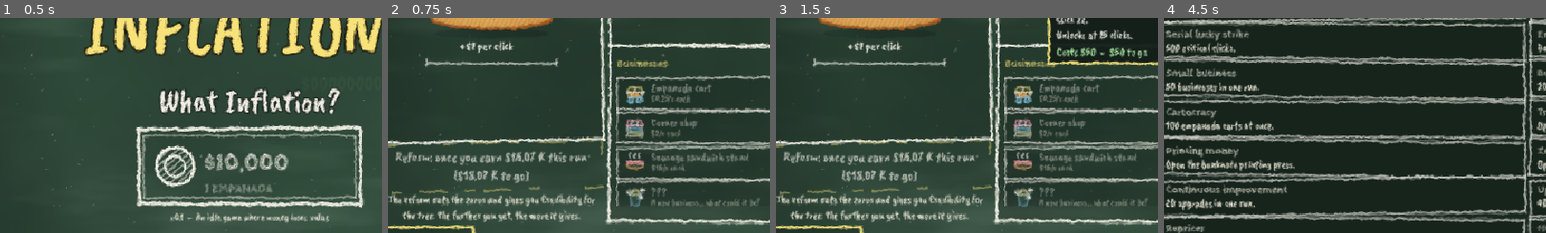
Above: before the commit, frames 1-4 (left to right).
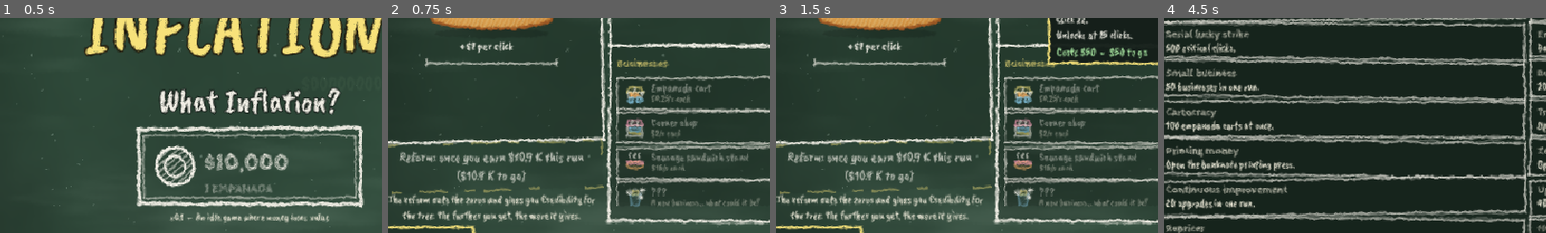
Above: after the commit, the same moments.

Repository: agusmoscato/INFLATION-What-Inflation-
Game: Godot game, scene res://scenes/Main.tscn
The game is run twice, just before and just after one commit, with the same random seed, the same clock (stepped at 60 frames per second) and the same inputs.
Inputs (mouse positions are % of the whole screen's width and height, from its top left):
- Up to frame 1 (0.5 s): no input
- Up to frame 2 (0.75 s): click "New game" at 0.5 s
- Up to frame 3 (1.5 s): click (46, 29) at 1.27 s
- Up to frame 4 (4.5 s): click "x1" at 2 s; click "x10" at 2.75 s; click "Max" at 3.5 s; click "Achievements 0/53" at 4.25 s
The pictures show only the part of the screen within x 2-52%, y 41-91%; the shares and areas given below are measured in that part.

Frame 1 is identical in both runs. In frame 2, 2.0% of the frame differs, in the area x 2-52%, y 62-77%; in frame 3, 2.0%; in frame 4, nothing differs.

Commit message:
Rebalanceo del árbol y la Credibilidad: cada reforma compra nodos durante todo el juego (punto 1)
Diagnóstico (simulador, bot autoclicker, antes): reformas 15 a 23 con ~400 de Credibilidad y 0 nodos comprados; la plata de la vuelta se estancaba en 10^14-10^15 y los anillos costaban ~4 veces más cada uno (2…9.000, final 4.200).

- Anillos: 2, 10, 35, 90, 170, 550, 1.600, 3.800 (laterales x1,15; puentes 280).
- Cada nodo se nota: además de su efecto, producción x1,1 en los anillos 1-4 y x2, x3, x4 y x5 en los anillos 5 a 8 (se ve en la descripción).
- Credibilidad = 1,6 · (log10(ganado) − 1,9)^1,5: depende menos de qué compraste (el gastador no queda tan atrás).
- El centro pide los 6 sellos y 60 nodos comprados, y cuesta 80 (menos que los nodos de al lado de los sellos: el que compra lo más barato también llega). El Camino al final muestra "Nodos comprados X/60".
- Vueltas de 3 a 3:50 (el juego aconseja reformar desde los 3 min) y de 4 min después del final.
- Las mejoras que se cobran en segundos de ingreso (promos) no se inflan otra vez: siempre hay una a tiro en vueltas largas.
- Logros: "Vuelta relámpago" pasa a menos de 2:30 (con vueltas de 3+ min y la ventana de reforma, 90 s era imposible en el juego avanzado); con los precios congelados la inflación cuenta como 0 para "¿Inflación? ¿Qué inflación?".

QA (5 bots x 3 semillas, docs/balance_v2.md): mediana 2-3 nodos por reforma y ninguna en 0; final activo 54,6-58,5 min (16-17 reformas), autoclicker 55,4-59,4, gastador 62,0-63,3 (17-18 reformas), pasivo 63,8-65,3, distraído 63,3-66,7; 100 % del activo en 150-153 min.

Co-Authored-By: Claude Opus 5.5 <noreply@anthropic.com>

Diff:
--- a/data/achievements.json
+++ b/data/achievements.json
@@ -28,7 +28,7 @@
   {"id": "first_reform",   "cond": [["reforms", ">=", 1]]},
   {"id": "reforms_10",     "cond": [["reforms", ">=", 10]]},
   {"id": "reforms_25",     "cond": [["reforms", ">=", 25]]},
-  {"id": "fast_run",       "cond": [["fastest_run", "<=", 90]], "secret": true},
+  {"id": "fast_run",       "cond": [["fastest_run", "<=", 150]], "secret": true},
   {"id": "no_hands",       "cond": [["lazy_run", ">=", 1]], "secret": true},
   {"id": "zeros_100",      "cond": [["zeros_cut", ">=", 100]]},
   {"id": "cred_100",       "cond": [["cred_total", ">=", 100]]},
--- a/data/balance.json
+++ b/data/balance.json
@@ -25,7 +25,10 @@
   "slow_runs": 3,
   "stuck_s": 15.0,
   "advice_drop": 0.95,
-  "advice_long_s": 150.0,
+  "advice_long_s": 230.0,
+  "advice_min_s_won": 240.0,
+  "advice_long_s_won": 250.0,
+  "advice_min_s": 180.0,
   "advice_beat": 2.0,
   "fresh_boost_s": 30.0,
   "barrio_mult": 1.2,
@@ -36,9 +39,9 @@
   "remark_cooldown": 30.0,
   "cred_mode": "run",
   "cred_prod": 0.0,
-  "cred_k": 0.9,
+  "cred_k": 1.6,
   "cred_c": 1.9,
-  "cred_p": 2.0,
+  "cred_p": 1.5,
   "reform_min_gain": 5,
   "reform_window": 0.5,
   "reform_window_s": 120.0,
@@ -68,10 +71,12 @@
   "early_boost_mult": 10.0,
   "offline_cap_hours": 8.0,
   "autosave_seconds": 30.0,
-  "tree_ring_costs": [2, 6, 25, 110, 260, 1100, 4000, 9000],
+  "tree_ring_costs": [2, 10, 35, 90, 170, 550, 1600, 3800],
+  "tree_ring_prod": [1.1, 1.1, 1.1, 1.1, 2, 3, 4, 5],
   "tree_side_mult": 1.15,
-  "tree_bridge_cost": 3500,
-  "tree_final_cost": 4200,
+  "tree_bridge_cost": 280,
+  "tree_final_cost": 80,
+  "final_min_nodes": 60,
   "demo_max_reforms": 3,
   "demo_max_ring": 3,
   "era_thresholds": ["0", "1e5", "1e8", "1e11"],
--- a/scripts/core/bot_policy.gd
+++ b/scripts/core/bot_policy.gd
@@ -149,8 +149,8 @@
 ## Reforma cuando el juego lo aconseja (el botón late: trabado, el tutorial de la primera vuelta o "seguir rinde cada vez
 ## menos").
 func _reform_policy(m: GameModel, _dt: float) -> Dictionary:
-	# el activo, con el árbol completo, va por el logro de la vuelta relámpago (reformar antes de los 90 s con 10+)
-	var lightning: bool = profile == "activo" and TreeLogic.complete(m) and not m.achievements.has("fast_run") 		and m.run_time <= 90.0 and EconomyLogic.can_reform(m) and EconomyLogic.reform_gain(m) >= 10
+	# el activo, con el árbol completo, va por el logro de la vuelta relámpago (reformar antes de los 150 s con 10+)
+	var lightning: bool = profile == "activo" and TreeLogic.complete(m) and not m.achievements.has("fast_run") 		and m.run_time <= 148.0 and EconomyLogic.can_reform(m) and EconomyLogic.reform_gain(m) >= 10
 	if not EconomyLogic.reform_advised(m) and not lightning:
 		return {}
 	var cred_before: int = m.credibility
--- a/scripts/core/economy_logic.gd
+++ b/scripts/core/economy_logic.gd
@@ -417,10 +417,11 @@
 
 ## Precio × P. Las de precio "en segundos de ingreso" (clic por total de clics, campañas) se ajustan a tu economía.
 static func upgrade_cost(m: GameModel, u: Dictionary) -> BigNumber:
-	var c: BigNumber = u["cost"]
+	var c: BigNumber = (u["cost"] as BigNumber).mul(cost_factor(m))
 	if u.has("cost_s"):
+		# lo que se cobra en segundos de ingreso ya está en plata de hoy: no se infla otra vez (así siempre hay una a tiro)
 		c = BigNumber.max_of(c, steady_income(m).mul_f(float(u["cost_s"])))
-	return c.mul(cost_factor(m))
+	return c
 
 
 ## Ingreso "de todos los días": producción sin frenesí ni eventos más unos clics tranquilos por segundo.
@@ -963,9 +964,15 @@
 		return true
 	if m.reforms == 0:
 		return tutorial_step(m) == 3
+	# cada vuelta dura al menos un par de minutos (el árbol se nota y hay tiempo de comprar); después de estabilizar la
+	# economía, un poco más (los anillos de afuera son el camino al 100 %)
+	var min_s: float = B("advice_min_s_won") if m.won else B("advice_min_s")
+	var long_s: float = B("advice_long_s_won") if m.won else B("advice_long_s")
+	if m.run_time < min_s:
+		return false
 	if not gain_slowing(m):
 		return false
-	return m.run_earned.ge(m.best_run.mul_f(B("advice_beat"))) or m.run_time >= B("advice_long_s")
+	return m.run_earned.ge(m.best_run.mul_f(B("advice_beat"))) or m.run_time >= long_s
 
 
 static func do_reform(m: GameModel) -> Dictionary:
@@ -1156,7 +1163,7 @@
 	return {
 		"clicks": m.clicks, "max_combo": m.max_combo, "crits": m.crits, "buildings": m.total_businesses(),
 		"max_buildings": m.max_buildings, "max_carts": m.max_carts, "max_tier": m.max_tier, "max_upgrades": m.max_upgrades,
-		"remarks": m.remarks, "early_remark": m.early_remark, "max_rate_pct": m.max_rate_pct, "rate_pct": monthly_pct(m),
+		"remarks": m.remarks, "early_remark": m.early_remark, "max_rate_pct": m.max_rate_pct, "rate_pct": 0.0 if frozen(m) else monthly_pct(m),
 		"raw_rate_pct": raw_monthly_pct(m), "max_price_log10": m.max_price_l10, "price_log10": m.ln_p / BigNumber.LN10,
 		"bills": m.bills, "bills_missed": m.bills_missed, "frenzies": m.frenzies, "reforms": m.reforms,
 		"fastest_run": m.fastest_run, "lazy_run": m.lazy_run, "zeros_cut": m.zeros_cut, "cred_total": m.cred_total,
--- a/scripts/core/game_data.gd
+++ b/scripts/core/game_data.gd
@@ -226,6 +226,15 @@
 
 
 static func _add_node(n: Dictionary) -> void:
+	# los anillos de afuera pegan más fuerte: además de su efecto, producción xN (se nota en la vuelta siguiente)
+	var rp: Array = balance.get("tree_ring_prod", [])
+	var ring: int = int(n["ring"])
+	n["ring_prod"] = 1.0
+	if not bool(n["final"]) and ring >= 1 and ring <= rp.size() and float(rp[ring - 1]) > 1.0:
+		n["ring_prod"] = float(rp[ring - 1])
+		var fx: Array = (n["fx"] as Array).duplicate(true)
+		fx.append(["prod_mult", "*", n["ring_prod"]])
+		n["fx"] = fx
 	n["name_key"] = "node." + str(n["id"])
 	n["desc_key"] = "node.%s.d" % n["id"]
 	tree_idx[n["id"]] = tree.size()
--- a/scripts/core/tree_logic.gd
+++ b/scripts/core/tree_logic.gd
@@ -112,6 +112,8 @@
 
 static func requirements_met(m: GameModel, id: String) -> bool:
 	var n: Dictionary = GameData.node(id)
+	if bool(n["final"]) and nodes_owned(m) < final_nodes():
+		return false            # el centro pide los 6 sellos y además haber comprado `final_min_nodes` nodos
 	if n["parents"].is_empty():
 		return true
 	if bool(n["req_all"]):
@@ -252,8 +254,32 @@
 			next_seal = row
 	var final_owned: bool = m.tree.has("final")
 	var total: int = _cost_of(all_needed) + (0 if final_owned else cost("final"))
+	# además de los sellos, el centro pide `final_min_nodes` nodos: suman los más baratos que falten
+	var owned_n: int = nodes_owned(m)
+	var extra: int = maxi(0, final_nodes() - owned_n - all_needed.size())
+	if extra > 0 and not final_owned:
+		var costs: Array = []
+		for nd in GameData.tree:
+			if not bool(nd["final"]) and not m.tree.has(nd["id"]) and not all_needed.has(nd["id"]) and int(nd["ring"]) <= 4:
+				costs.append(int(nd["cost"]))
+		costs.sort()
+		for i in range(mini(extra, costs.size())):
+			total += int(costs[i])
+	var seals_done: bool = have == seal_ids().size()
 	return {"seals": seals, "have": have, "final_cost": cost("final"), "final_owned": final_owned,
-		"ready": have == seal_ids().size() and not final_owned, "need": maxi(0, total - m.credibility), "next_seal": next_seal}
+		"nodes_have": owned_n, "nodes_need": final_nodes(),
+		"ready": seals_done and owned_n >= final_nodes() and not final_owned,
+		"seals_done": seals_done, "need": maxi(0, total - m.credibility), "next_seal": next_seal}
+
+
+## Nodos que pide el centro, además de los 6 sellos.
+static func final_nodes() -> int:
+	return int(GameData.B("final_min_nodes"))
+
+
+## Nodos comprados (sin contar el centro).
+static func nodes_owned(m: GameModel) -> int:
+	return m.tree.size() - (1 if m.tree.has("final") else 0)
 
 
 ## Cuántos nodos se pueden comprar ya mismo.
--- a/scripts/ui/clip_director.gd
+++ b/scripts/ui/clip_director.gd
@@ -79,6 +79,9 @@
 
 ## Cartel garabateado grande arriba (se dibuja rápido y se borra).
 func caption(text: String, color: Color = Chalk.YELLOW, hold: float = 2.0, y_frac: float = 0.12) -> void:
+	# --clip-sin-carteles: los clips del estudio llevan su propia caja de gancho (_estudio/tools/clip_tool.py)
+	if OS.get_cmdline_user_args().has("--clip-sin-carteles"):
+		return
 	var vp: Vector2 = get_viewport().get_visible_rect().size
 	var s: ScribbleText = ScribbleText.new()
 	s.color = color
--- a/scripts/ui/game_screen.gd
+++ b/scripts/ui/game_screen.gd
@@ -1542,7 +1542,10 @@
 	(_tree_info["name"] as Label).text = tr(n["name_key"]) if known else "???"
 	var br: String = str(n["branch"])
 	(_tree_info["branch"] as Label).text = tr("ui.branch." + br) + ("  ·  " + tr("ui.tree.seal") if bool(n["seal"]) else "") + ("  ·  " + tr("ui.tree.cap") if bool(n["cap"]) else "")
-	(_tree_info["desc"] as Label).text = tr(n["desc_key"]) if known else tr("ui.tree.fog")
+	var desc: String = tr(n["desc_key"]) if known else tr("ui.tree.fog")
+	if known and float(n.get("ring_prod", 1.0)) > 1.0:
+		desc += " " + tr("ui.tree.ring_prod") % UpgradeIcon._num(float(n["ring_prod"]))     # cada nodo se nota
+	(_tree_info["desc"] as Label).text = desc
 	var buy: Button = _tree_info["buy"]
 	var state: Label = _tree_info["state"]
 	if m.tree.has(id):
@@ -1561,6 +1564,8 @@
 		for p in n["parents"]:
 			if not m.tree.has(p):
 				names.append(tr(GameData.node(p)["name_key"]) if TreeLogic.visible(m, p) else "???")
+		if bool(n["final"]) and TreeLogic.nodes_owned(m) < TreeLogic.final_nodes():
+			names.append(tr("ui.tree.more_nodes") % (TreeLogic.final_nodes() - TreeLogic.nodes_owned(m)))
 		state.text = tr("ui.tree.needs") % ", ".join(names)
 	elif m.credibility < TreeLogic.cost(id):
 		state.text = tr("ui.tree.missing") % (TreeLogic.cost(id) - m.credibility)
--- a/scripts/ui/main.gd
+++ b/scripts/ui/main.gd
@@ -162,9 +162,10 @@
 	SaveSystem.ignore_close = true
 	get_window().always_on_top = true      # una ventana tapada por otras se queda sin dibujar y el video sale salteado
 	Settings.path = "user://clip_settings.cfg"
-	Settings.language = "es"
+	var ua: PackedStringArray = OS.get_cmdline_user_args()
+	# --clip-lang en: interfaz en inglés para la versión EN de los clips del estudio (por defecto, español)
+	Settings.language = ua[ua.find("--clip-lang") + 1] if ua.has("--clip-lang") and ua.find("--clip-lang") + 1 < ua.size() else "es"
 	Settings.apply()
-	var ua: PackedStringArray = OS.get_cmdline_user_args()
 	if ua.has("--clip-size"):
 		var wh: PackedStringArray = ua[ua.find("--clip-size") + 1].split("x")
 		get_window().size = Vector2i(int(wh[0]), int(wh[1]))
--- a/scripts/ui/road_view.gd
+++ b/scripts/ui/road_view.gd
@@ -97,6 +97,7 @@
 		for row in seals:
 			_owned.append(bool(row["owned"]))
 			tip.append(_seal_text(row))
+		tip.append(_nodes_line(r))
 		tip.append(_summary(r, m))
 		tooltip_text = "\n".join(tip)
 		_compact_text = _compact(r, m)
@@ -117,7 +118,7 @@
 	elif bool(r["ready"]):
 		_final_l.text = tr("ui.road.ready") % int(r["final_cost"])
 	else:
-		_final_l.text = tr("ui.road.final") % [int(r["final_cost"]), int(r["need"])]
+		_final_l.text = tr("ui.road.final") % [mini(int(r["nodes_have"]), int(r["nodes_need"])), int(r["nodes_need"]), int(r["final_cost"]), int(r["need"])]
 	_total_l.text = ""
 	_total_l.visible = false
 
@@ -138,6 +139,8 @@
 	if bool(r["ready"]):
 		var left: int = maxi(0, int(r["final_cost"]) - m.credibility)
 		return TranslationServer.translate("ui.road.c_ready_now") if left == 0 else TranslationServer.translate("ui.road.c_ready") % left
+	if bool(r["seals_done"]):
+		return TranslationServer.translate("ui.road.c_nodes") % (int(r["nodes_need"]) - int(r["nodes_have"]))
 	return TranslationServer.translate("ui.road.c_next") % TranslationServer.translate(GameData.node(str(r["next_seal"]["id"]))["name_key"])
 
 
@@ -171,6 +174,11 @@
 	draw_string(font, Vector2(x0, y + float(fs) * 0.35), _compact_text, HORIZONTAL_ALIGNMENT_LEFT, -1, fs, col2)
 
 
+## "Nodos comprados: 32/60" (el centro pide los 6 sellos y esa cantidad de nodos).
+static func _nodes_line(r: Dictionary) -> String:
+	return TranslationServer.translate("ui.road.nodes") % [mini(int(r["nodes_have"]), int(r["nodes_need"])), int(r["nodes_need"])]
+
+
 static func _summary(r: Dictionary, m: GameModel) -> String:
 	if bool(r["final_owned"]):
 		return TranslationServer.translate("ui.road.done")
@@ -179,6 +187,8 @@
 		if left == 0:
 			return TranslationServer.translate("ui.road.ready_now")
 		return TranslationServer.translate("ui.road.ready_left") % [int(r["final_cost"]), left]
+	if bool(r["seals_done"]):
+		return TranslationServer.translate("ui.road.c_nodes") % (int(r["nodes_need"]) - int(r["nodes_have"]))
 	var ns: Dictionary = r["next_seal"]
 	var name: String = TranslationServer.translate(GameData.node(str(ns["id"]))["name_key"])
 	var br: String = TranslationServer.translate("ui.branch." + str(ns["branch"]))
--- a/tests/suites/test_economy.gd
+++ b/tests/suites/test_economy.gd
@@ -170,7 +170,8 @@
 	t.check(not EconomyLogic.can_reform(mc), "sin plata no hay reforma")
 	var ck: float = EconomyLogic.B("cred_k")
 	var cc: float = EconomyLogic.B("cred_c")
-	t.near(EconomyLogic.cred_curve(5.0), ck * pow(5.0 - cc, 2.0), "Credibilidad = k (log10(ganado) - c)^2")
+	var cp: float = EconomyLogic.B("cred_p")
+	t.near(EconomyLogic.cred_curve(5.0), ck * pow(5.0 - cc, cp), "Credibilidad = k (log10(ganado) - c)^p")
 	var tg: BigNumber = EconomyLogic.reform_target(mc)
 	t.near(EconomyLogic.cred_curve(tg.log10()), 5.0, "la reforma se habilita cuando da 5 (%s)" % tg.format(), 0.001)
 	t.check(tg.log10() < 4.5, "en la vuelta 1 el mínimo es bajo: menos de $32 K (%s)" % tg.format())
@@ -180,11 +181,11 @@
 	t.check(EconomyLogic.can_reform(mc), "desde ahí se puede reformar (sin esperar ningún colapso)")
 	t.eq(EconomyLogic.reform_gain(mc), 5, "y da 5 de Credibilidad")
 	mc.run_earned = BigNumber.from_float(1e5)
-	t.near(EconomyLogic.reform_gain_f(mc), ck * pow(5.0 - cc, 2.0), "$100 K dan k (5 - c)^2")
+	t.near(EconomyLogic.reform_gain_f(mc), ck * pow(5.0 - cc, cp), "$100 K dan k (5 - c)^p")
 	mc.owned["kiosco"] = 3
 	mc.money = BigNumber.from_float(5e4)
 	var s: Dictionary = EconomyLogic.do_reform(mc)
-	var c100: int = int(floor(ck * pow(5.0 - cc, 2.0)))
+	var c100: int = int(floor(ck * pow(5.0 - cc, cp)))
 	t.check(c100 >= 5 and c100 <= 10, "$100 K (unos 4-5 min de la primera vuelta) dan entre 5 y 10 (%d)" % c100)
 	t.eq(int(s["cred"]), c100, "la reforma dio eso")
 	t.eq(mc.credibility, c100, "Credibilidad acumulada")
@@ -201,7 +202,7 @@
 	mc.run_time = 0.0
 	mc.best_run = BigNumber.from_float(1e5)
 	mc.run_earned = BigNumber.from_float(1e7)
-	t.near(EconomyLogic.reform_gain_f(mc), ck * pow(7.0 - cc, 2.0), "la Credibilidad de la vuelta se cobra completa, sin importar la mejor vuelta")
+	t.near(EconomyLogic.reform_gain_f(mc), ck * pow(7.0 - cc, cp), "la Credibilidad de la vuelta se cobra completa, sin importar la mejor vuelta")
 	# cliquear nunca rinde menos que no cliquear: la producción no depende de cuándo tocaste la empanada, y con el
 	# rendimiento decreciente lo que suman los clics por segundo igual crece con el ritmo
 	var mcl: GameModel = GameModel.new(23)
--- a/tests/suites/test_stickers.gd
+++ b/tests/suites/test_stickers.gd
@@ -79,7 +79,7 @@
 	t.near(float(mp.mods["album_income"]), 0.10, "Negocios: +10 % producción")
 	mp.owned["empanadas"] = 1
 	mp.dirty = true
-	t.near(EconomyLogic.income_per_sec(mp).to_float(), 0.25 * 1.10, "el bonus se aplica a la producción")
+	t.near(EconomyLogic.income_per_sec(mp).to_float(), 0.25 * 1.10 * float(mp.mods["prod_mult"]), "el bonus se aplica a la producción (y los nodos comprados suman su x1,1)")
 	for id in StickerLogic.page_ids(1):
 		StickerLogic.give(mp, id)
 	t.near(EconomyLogic.infl_speed(mp), 0.95, "Personajes: inflación 5 % más lenta")
--- a/tests/suites/test_tree.gd
+++ b/tests/suites/test_tree.gd
@@ -66,7 +66,8 @@
 	var sum_paths: int = TreeLogic.cost("final")
 	for row in r0["seals"]:
 		sum_paths += int(row["cost"])
-	t.eq(need0, sum_paths, "lo que falta = los 6 caminos + el centro (%d)" % need0)
+	t.check(need0 > sum_paths, "lo que falta = los 6 caminos + el centro + los nodos que pide de más (%d > %d)" % [need0, sum_paths])
+	t.eq(int(r0["nodes_need"]), TreeLogic.final_nodes(), "el centro pide %d nodos" % TreeLogic.final_nodes())
 	mr.credibility = 100000
 	var prev_have: int = 0
 	var mono: bool = true
@@ -80,7 +81,13 @@
 	t.check(mono, "cada camino comprado suma exactamente un sello")
 	var r6: Dictionary = TreeLogic.road(mr)
 	t.eq(int(r6["have"]), 6, "con los 6 caminos comprados están los 6 sellos")
-	t.check(bool(r6["ready"]), "y se puede estabilizar la economía")
+	t.check(not bool(r6["ready"]) and not TreeLogic.can_buy(mr, "final"), "pero con 24 nodos todavía no se puede estabilizar")
+	# completar los nodos que pide el centro, de los más baratos
+	var guard_n: int = 0
+	while TreeLogic.nodes_owned(mr) < TreeLogic.final_nodes() and guard_n < 200:
+		guard_n += 1
+		BotPolicy.spend_cheapest_one(mr)
+	t.check(bool(TreeLogic.road(mr)["ready"]), "con los sellos y %d nodos se puede estabilizar la economía" % TreeLogic.final_nodes())
 	mr.credibility = 10
 	t.eq(int(TreeLogic.road(mr)["need"]), TreeLogic.cost("final") - 10, "solo falta juntar lo del centro")
 	mr.credibility = 100000
@@ -94,7 +101,7 @@
 	TreeLogic.buy(me, "neg_1")
 	me.owned["kiosco"] = 1
 	me.dirty = true
-	t.near(EconomyLogic.income_per_sec(me).to_float(), 2.0 * 2.0, "Socio del barrio: producción x2")
+	t.near(EconomyLogic.income_per_sec(me).to_float(), 2.0 * 2.0 * pow(1.1, me.tree.size()), "Socio del barrio: producción x2 (y cada nodo comprado suma x1,1)")
 	t.eq(int((me.mods["start_biz"] as Dictionary).get("empanadas", 0)), 5, "Socio del barrio: empezás con 5 carritos")
 	TreeLogic.buy(me, "inf_1")
 	t.near(EconomyLogic.infl_speed(me), 0.8, "Precios cuidados: inflación -20 %")
@@ -121,4 +128,5 @@
 	t.check(not EconomyLogic.can_reform(md), "la demo tiene 3 reformas")
 	# costos: con la Credibilidad de una reforma típica se compran 2 a 5 nodos (anillos 1 a 3)
 	t.check(TreeLogic.cost("emp_1") <= 4, "las raíces son baratas")
-	t.check(TreeLogic.cost("final") > TreeLogic.cost("emp_4") * 10, "el final es caro")
+	t.check(TreeLogic.final_nodes() >= 50, "el centro pide muchos nodos comprados (%d)" % TreeLogic.final_nodes())
+	t.check(TreeLogic.cost("final") < TreeLogic.cost("emp_4a"), "y cuesta menos que los nodos de al lado de los sellos (el que gasta en lo más barato también llega)")
Not shown, changed: i18n/v2.txt
Not shown, changed: docs/DISENO_V2.md
Not shown, changed: docs/balance_v2.md
Not shown, added: tools/clips/grabar.ps1
